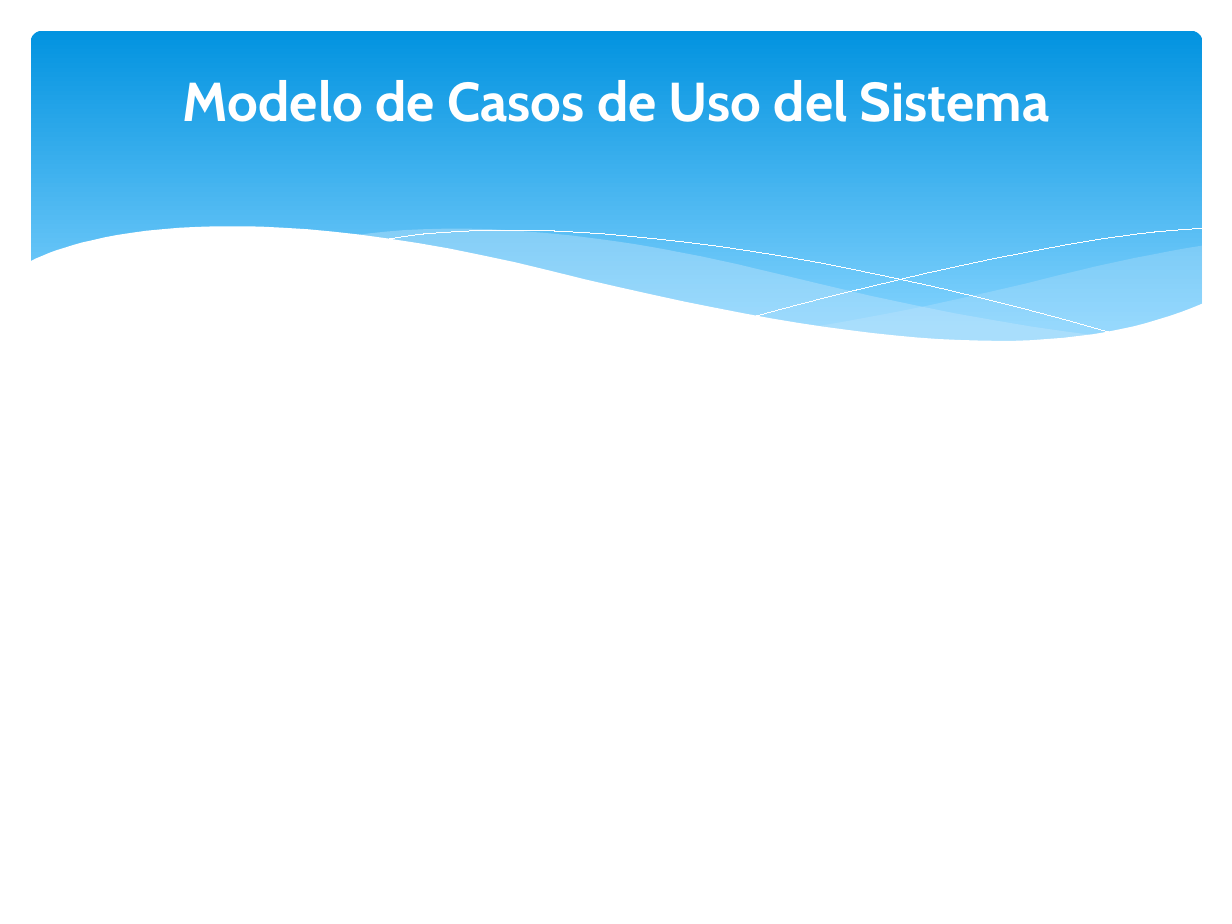
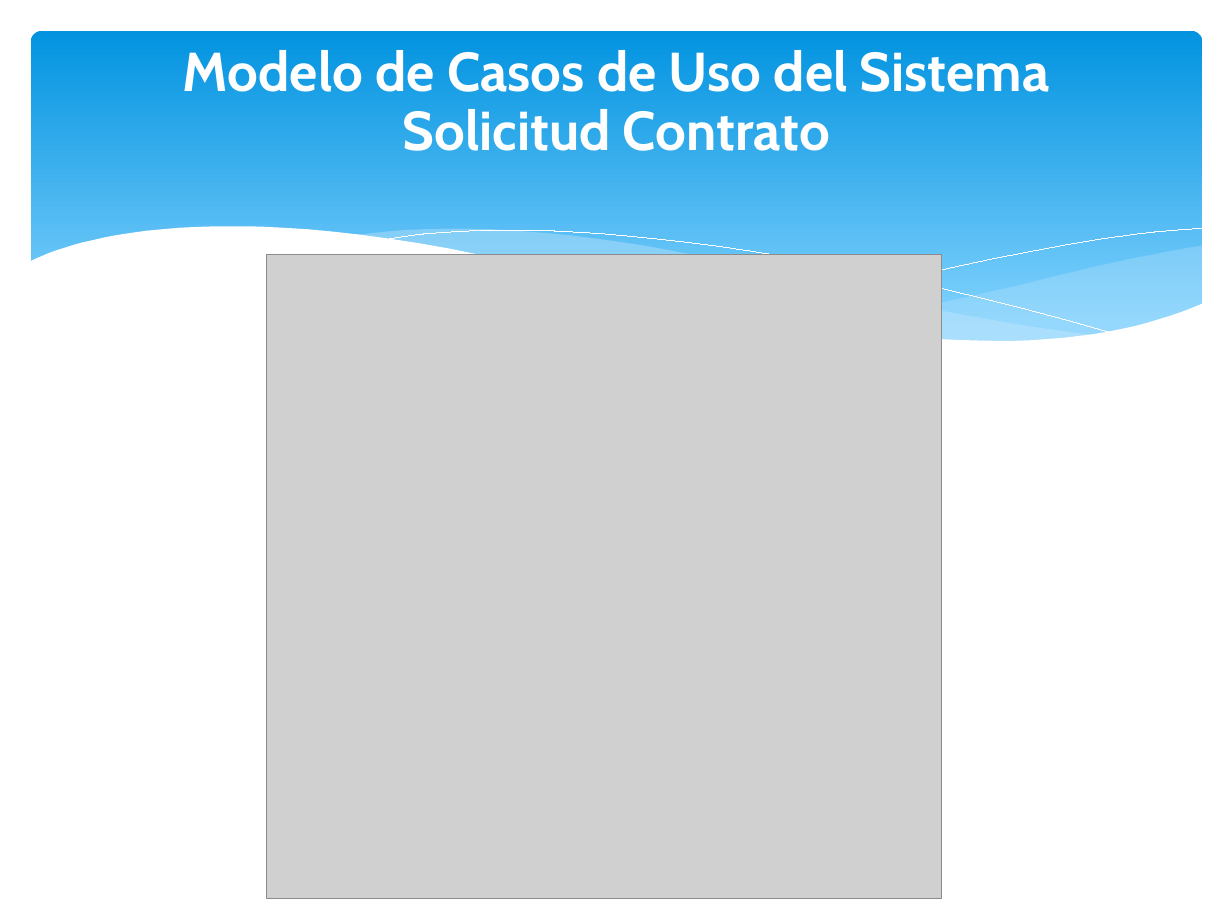
Before and after one commit to orlysemperfi/tp2-contratos-clientes, a slide deck: slide 6 of ITERACION 3/SUB ITERACION 4/PPT SUB-ITERACION 4 v1.0.pptx (slide 5 before the commit). Drawn at 1232x924 pixels with LibreOffice and Linux fonts; fonts in the diff are those of the drawing; grey boxes stand for pictures. Boxes give left, top, right and bottom in pixels: in the first picture for what was removed or moved away, otherwise in the second. Text is boxed around its words. In the diff, an @@ line names an element or a change of style, - is before the commit and + after.

Commit message:
actualizado, solo falta subir el modelo conceptual que esta en revision

```diff
--- a/ITERACION 3/SUB ITERACION 4/PPT SUB-ITERACION 4 v1.0.pptx
+++ b/ITERACION 3/SUB ITERACION 4/PPT SUB-ITERACION 4 v1.0.pptx
@@ text at bbox=[183, 50, 1050, 151]: text changed @@
-Modelo de Casos de Uso del Sistema
+Modelo de Casos de Uso del Sistema
+Solicitud Contrato
@@ picture added at bbox=[266, 254, 941, 898] @@
```
Also in this commit, not shown: 2 other slides changed, 5 slides added, 2 slides removed.
